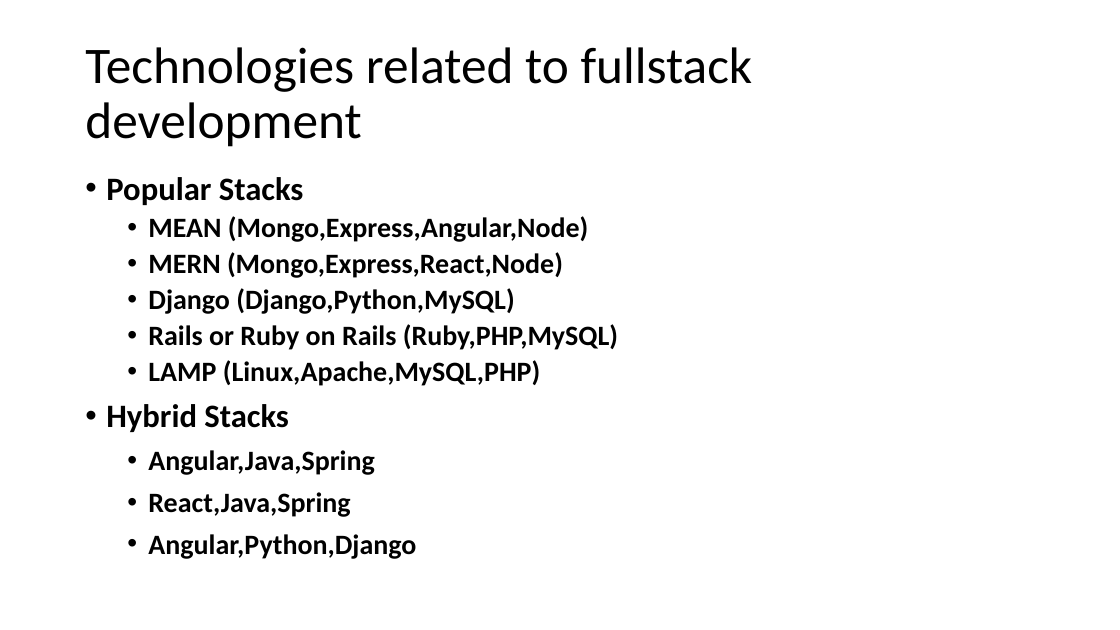
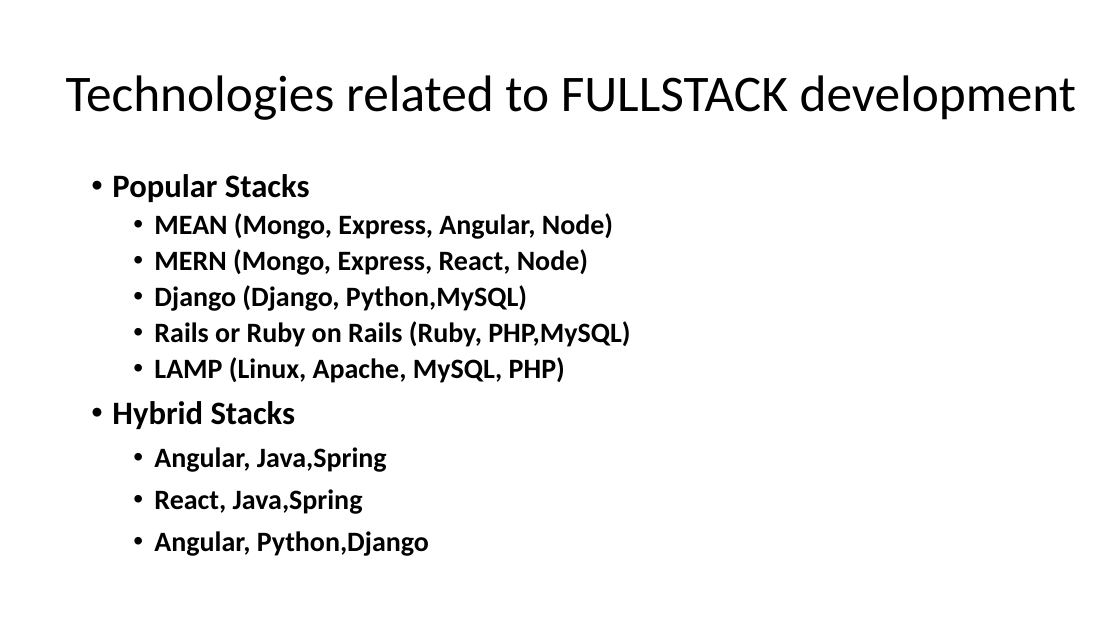
Before and after one commit to raghuprasadks/acharyafullstackfdp, a slide deck: slide 8 of day1/presentation/Fullstackwebdevelopment.pptx. Drawn at 1120x630 pixels with LibreOffice and Linux fonts; fonts in the diff are those of the drawing. Boxes give left, top, right and bottom in pixels: in the first picture for what was removed or moved away, otherwise in the second. Text is boxed around its words. In the diff, an @@ line names an element or a change of style, - is before the commit and + after.

Commit message:
updated ppt

```diff
--- a/day1/presentation/Fullstackwebdevelopment.pptx
+++ b/day1/presentation/Fullstackwebdevelopment.pptx
@@ title at <box>66,75,1076,120</box>: text changed @@
-Technologies related to fullstack development
+Technologies related to FULLSTACK development
@@ text at <box>112,174,310,429</box>: alignment left to justified @@
@@ text at <box>154,213,630,383</box>: text changed @@
-  • MEAN (Mongo,Express,Angular,Node)
-  • MERN (Mongo,Express,React,Node)
-  • Django (Django,Python,MySQL)
-  • Rails or Ruby on Rails (Ruby,PHP,MySQL)
-  • LAMP (Linux,Apache,MySQL,PHP)
+  • MEAN (Mongo, Express, Angular, Node)
+  • MERN (Mongo, Express, React, Node)
+  • Django (Django, Python,MySQL)
+  • Rails or Ruby on Rails (Ruby, PHP,MySQL)
+  • LAMP (Linux, Apache, MySQL, PHP)
@@ text at <box>154,447,429,556</box>: text changed @@
-    • Angular,Java,Spring
-    • React,Java,Spring
-    • Angular,Python,Django
+    • Angular, Java,Spring
+    • React, Java,Spring
+    • Angular, Python,Django
```
Also in this commit, not shown: 25 other slides changed, 2 slides removed, 2 other files.
